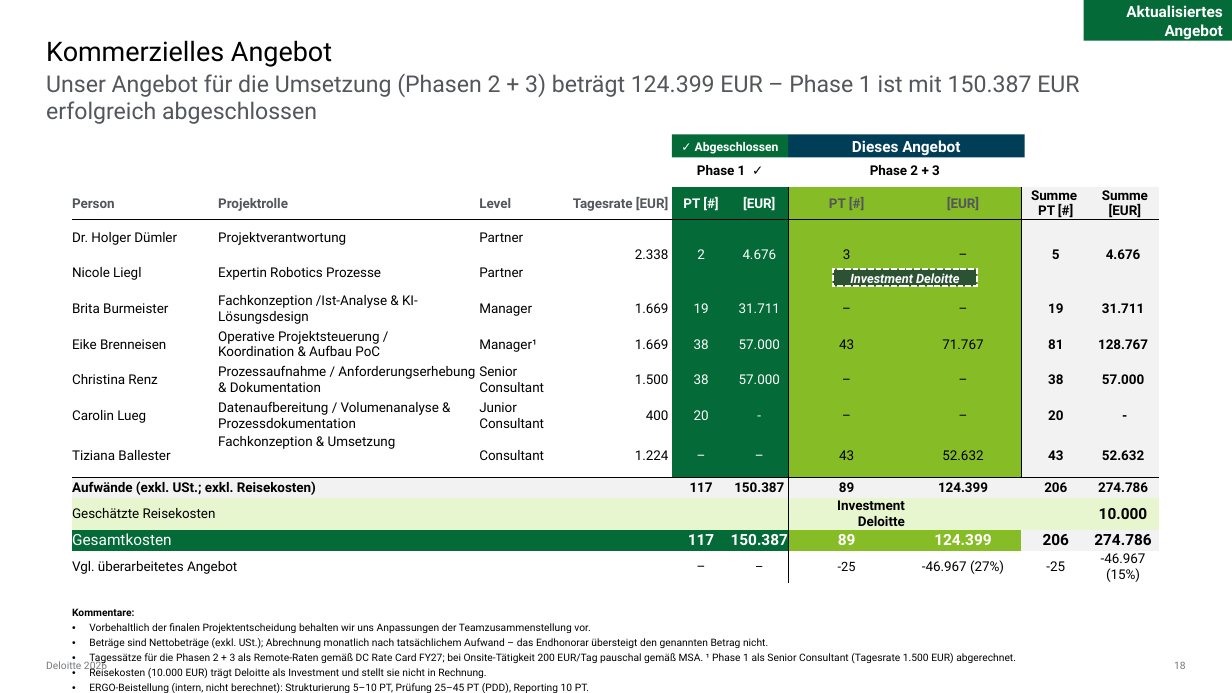
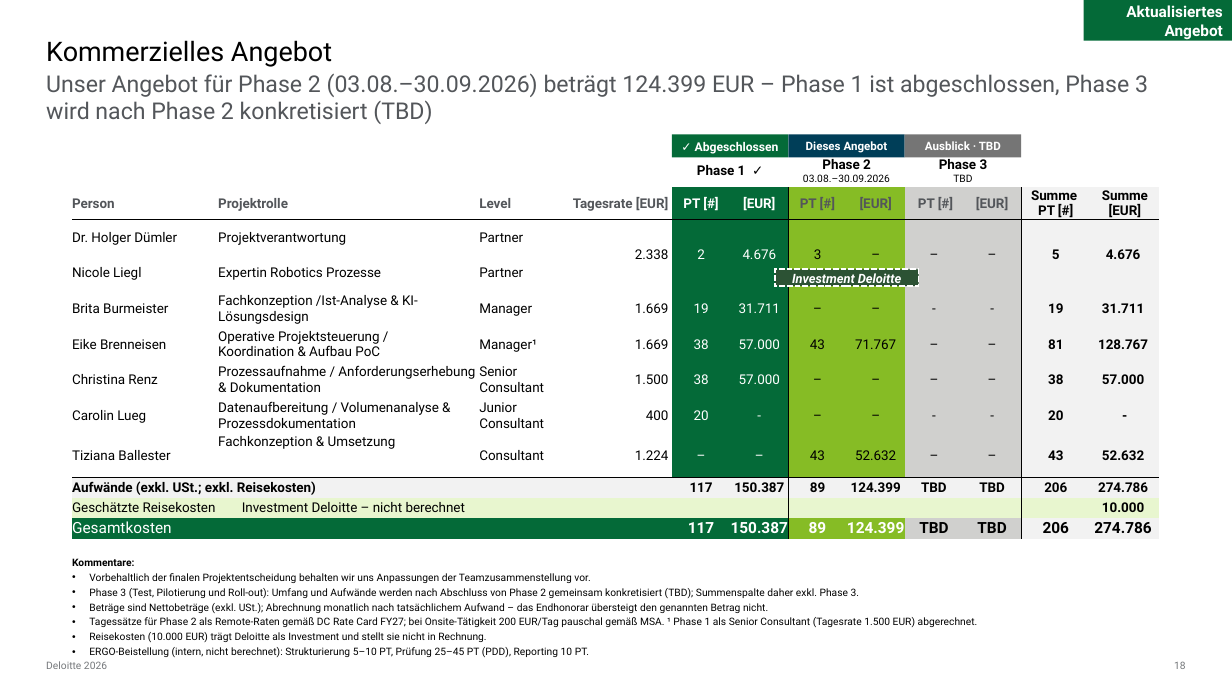
Before and after one commit to brenneisen-e/01_ki-arbeitsplatz, a slide deck: slide 18 of Bestandsuebertragung/kontextdokumente/20260702_ERGO_HR Sales_Makler meets KI_Angebot Deloitte_vworking.pptx. Drawn at 1232x693 pixels with LibreOffice and Linux fonts; fonts in the diff are those of the drawing. Boxes give left, top, right and bottom in pixels: in the first picture for what was removed or moved away, otherwise in the second. Text is boxed around its words. In the diff, an @@ line names an element or a change of style, - is before the commit and + after.

```diff
--- a/Bestandsuebertragung/kontextdokumente/20260702_ERGO_HR Sales_Makler meets KI_Angebot Deloitte_vworking.pptx
+++ b/Bestandsuebertragung/kontextdokumente/20260702_ERGO_HR Sales_Makler meets KI_Angebot Deloitte_vworking.pptx
@@ text at [46, 73, 1148, 124]: text changed @@
-Unser Angebot für die Umsetzung (Phasen 2 + 3) beträgt 124.399 EUR – Phase 1 ist mit 150.387 EUR erfolgreich abgeschlossen
+Unser Angebot für Phase 2 (03.08.–30.09.2026) beträgt 124.399 EUR – Phase 1 ist abgeschlossen, Phase 3 wird nach Phase 2 konkretisiert (TBD)
@@ table at [72, 135, 1160, 537] @@
- |  |  |  |  |  |  |  |  |  | 
- |  |  |  |  | Phase 1 ✓ |  | Phase 2 + 3 |  |  | 
-Person | Projektrolle |  | Level | Tagesrate [EUR] | PT [#] | [EUR] | PT [#] | [EUR] | Summe / PT [#] | Summe / [EUR]
-Dr. Holger Dümler | Projektverantwortung |  | Partner | 2.338 | 2 | 4.676 | 3 | – | 5 | 4.676
-Nicole Liegl | Expertin Robotics Prozesse |  | Partner |  |  |  |  |  |  | 
-Brita Burmeister | Fachkonzeption /Ist-Analyse & KI-Lösungsdesign |  | Manager | 1.669 | 19 | 31.711 | – | – | 19 | 31.711
-Eike Brenneisen | Operative Projektsteuerung / / Koordination & Aufbau PoC |  | Manager¹ | 1.669 | 38 | 57.000 | 43 | 71.767 | 81 | 128.767
-Christina Renz | Prozessaufnahme / Anforderungserhebung / & Dokumentation |  | Senior Consultant | 1.500 | 38 | 57.000 | – | – | 38 | 57.000
-Carolin Lueg | Datenaufbereitung / Volumenanalyse & Prozessdokumentation |  | Junior Consultant | 400 | 20 | - | – | – | 20 | -
-Tiziana Ballester | Fachkonzeption & Umsetzung |  | Consultant | 1.224 | – | – | 43 | 52.632 | 43 | 52.632
-Aufwände (exkl. USt.; exkl. Reisekosten) |  |  |  |  | 117 | 150.387 | 89 | 124.399 | 206 | 274.786
-Geschätzte Reisekosten |  |  |  |  |  |  | Investment Deloitte |  |  | 10.000
-Gesamtkosten |  |  |  |  | 117 | 150.387 | 89 | 124.399 | 206 | 274.786
-Vgl. überarbeitetes Angebot |  |  |  |  | – | – | -25 | -46.967 (27%) | -25 | -46.967 (15%)
+ |  |  |  |  |  |  |  |  |  |  |  | 
+ |  |  |  |  | Phase 1 ✓ |  | Phase 2 / 03.08.–30.09.2026 |  | Phase 3 / TBD |  |  | 
+Person | Projektrolle |  | Level | Tagesrate [EUR] | PT [#] | [EUR] | PT [#] | [EUR] | PT [#] | [EUR] | Summe / PT [#] | Summe / [EUR]
+Dr. Holger Dümler | Projektverantwortung |  | Partner | 2.338 | 2 | 4.676 | 3 | – | – | – | 5 | 4.676
+Nicole Liegl | Expertin Robotics Prozesse |  | Partner |  |  |  |  |  |  |  |  | 
+Brita Burmeister | Fachkonzeption /Ist-Analyse & KI-Lösungsdesign |  | Manager | 1.669 | 19 | 31.711 | – | – | - | - | 19 | 31.711
+Eike Brenneisen | Operative Projektsteuerung / / Koordination & Aufbau PoC |  | Manager¹ | 1.669 | 38 | 57.000 | 43 | 71.767 | – | – | 81 | 128.767
+Christina Renz | Prozessaufnahme / Anforderungserhebung / & Dokumentation |  | Senior Consultant | 1.500 | 38 | 57.000 | – | – | – | – | 38 | 57.000
+Carolin Lueg | Datenaufbereitung / Volumenanalyse & Prozessdokumentation |  | Junior Consultant | 400 | 20 | - | – | – | - | - | 20 | -
+Tiziana Ballester | Fachkonzeption & Umsetzung |  | Consultant | 1.224 | – | – | 43 | 52.632 | – | – | 43 | 52.632
+Aufwände (exkl. USt.; exkl. Reisekosten) |  |  |  |  | 117 | 150.387 | 89 | 124.399 | TBD | TBD | 206 | 274.786
+Geschätzte Reisekosten |  | Investment Deloitte – nicht berechnet |  |  |  |  |  |  |  |  |  | 10.000
+Gesamtkosten |  |  |  |  | 117 | 150.387 | 89 | 124.399 | TBD | TBD | 206 | 274.786
@@ rectangle "Dieses Angebot": place and size @@
-rectangle "Dieses Angebot" at [788, 134, 1025, 157]
+rectangle "Dieses Angebot" at [788, 134, 905, 157]
@@ rectangle "Dieses Angebot" at [788, 134, 905, 157]: size 12 to 9 pt @@
@@ rectangle added at [905, 134, 1021, 157], fill #757575, 9 pt, text #FFFFFF, bold @@
+Ausblick · TBD
@@ rectangle "Investment Deloitte": place and size @@
-rectangle "Investment Deloitte" at [834, 269, 978, 286]
+rectangle "Investment Deloitte" at [775, 269, 920, 286]
@@ text "Kommentare:": place and size @@
-text "Kommentare:" at [72, 608, 1016, 693]
+text "Kommentare:" at [72, 558, 978, 657]
@@ text at [89, 588, 859, 598]: paragraph added @@
+• Phase 3 (Test, Pilotierung und Roll-out): Umfang und Aufwände werden nach Abschluss von Phase 2 gemeinsam konkretisiert (TBD); Summenspalte daher exkl. Phase 3.
@@ text at [89, 617, 978, 627]: text changed @@
-• Tagessätze für die Phasen 2 + 3 als Remote-Raten gemäß DC Rate Card FY27; bei Onsite-Tätigkeit 200 EUR/Tag pauschal gemäß MSA. ¹ Phase 1 als Senior Consultant (Tagesrate 1.500 EUR) abgerechnet.
+• Tagessätze für Phase 2 als Remote-Raten gemäß DC Rate Card FY27; bei Onsite-Tätigkeit 200 EUR/Tag pauschal gemäß MSA. ¹ Phase 1 als Senior Consultant (Tagesrate 1.500 EUR) abgerechnet.
```
Also in this commit, not shown: 1 other slide changed.
